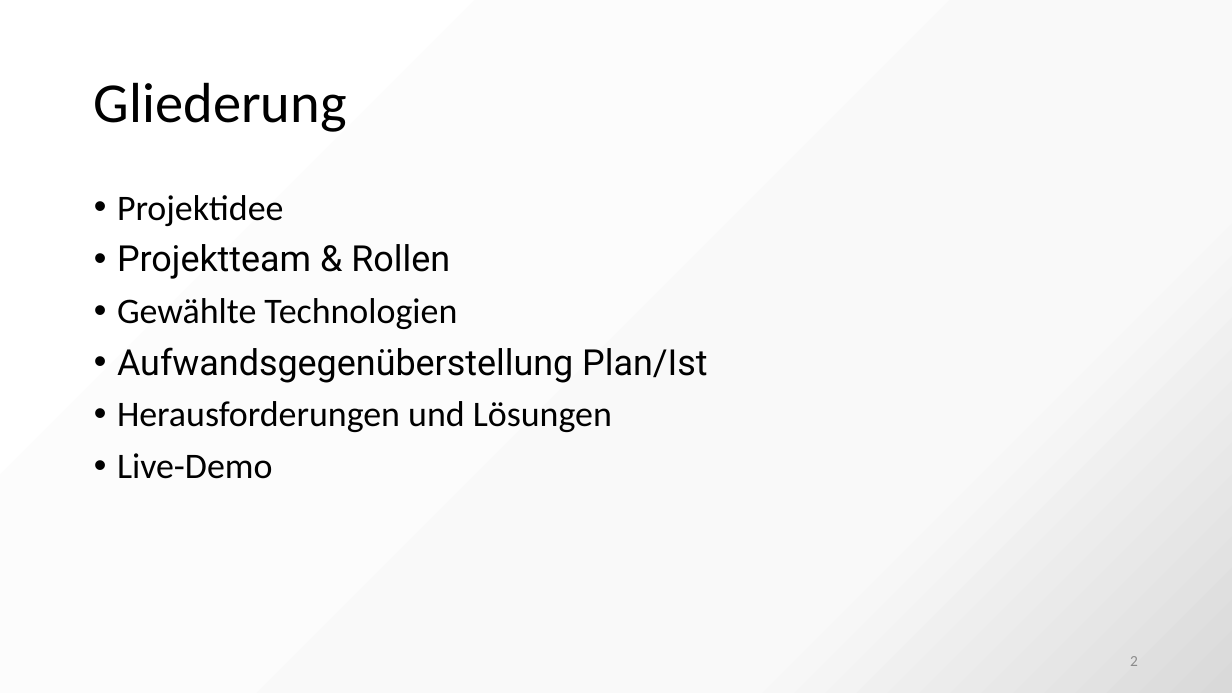
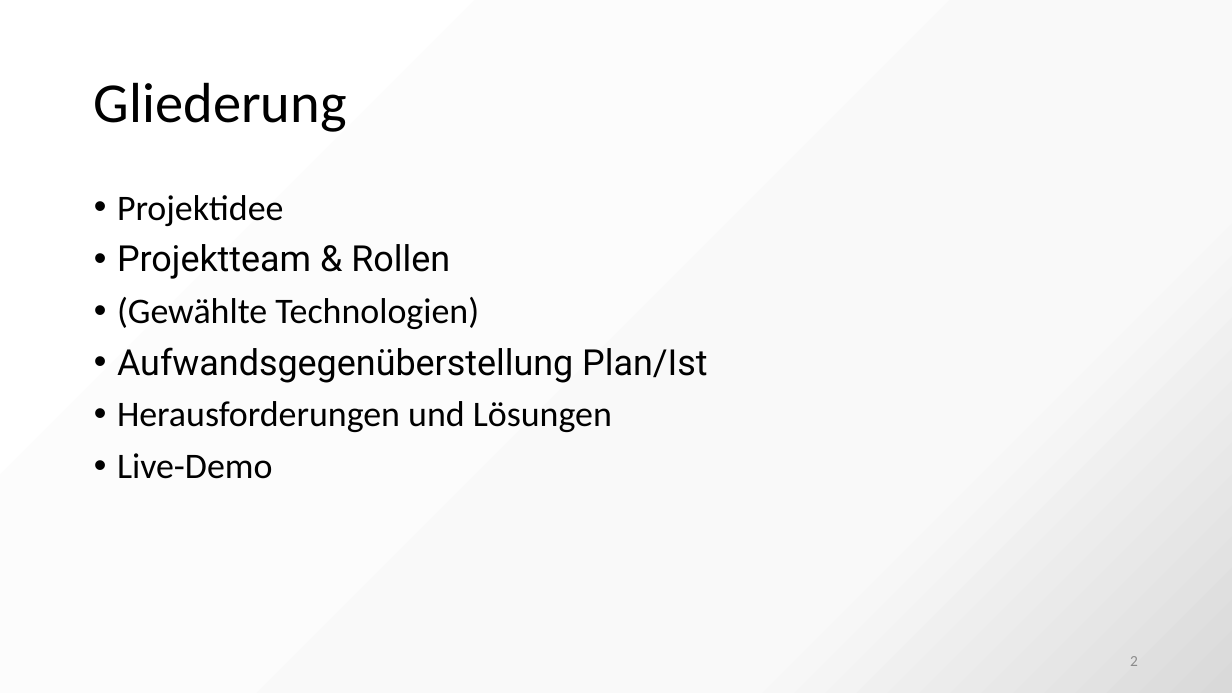
Before and after one commit to Software-Engineering-I-HWR/GourmetGuide, a slide deck: slide 2 of Abschlusspräsentation.pptx. Drawn at 1232x693 pixels with LibreOffice and Linux fonts; fonts in the diff are those of the drawing. Boxes give left, top, right and bottom in pixels: in the first picture for what was removed or moved away, otherwise in the second. Text is boxed around its words. In the diff, an @@ line names an element or a change of style, - is before the commit and + after.

```diff
--- a/Abschlusspräsentation.pptx
+++ b/Abschlusspräsentation.pptx
@@ text at <box>117,297,479,329</box>: text changed @@
-• Gewählte Technologien
+• (Gewählte Technologien)
```
Also in this commit, not shown: 8 slides added.
